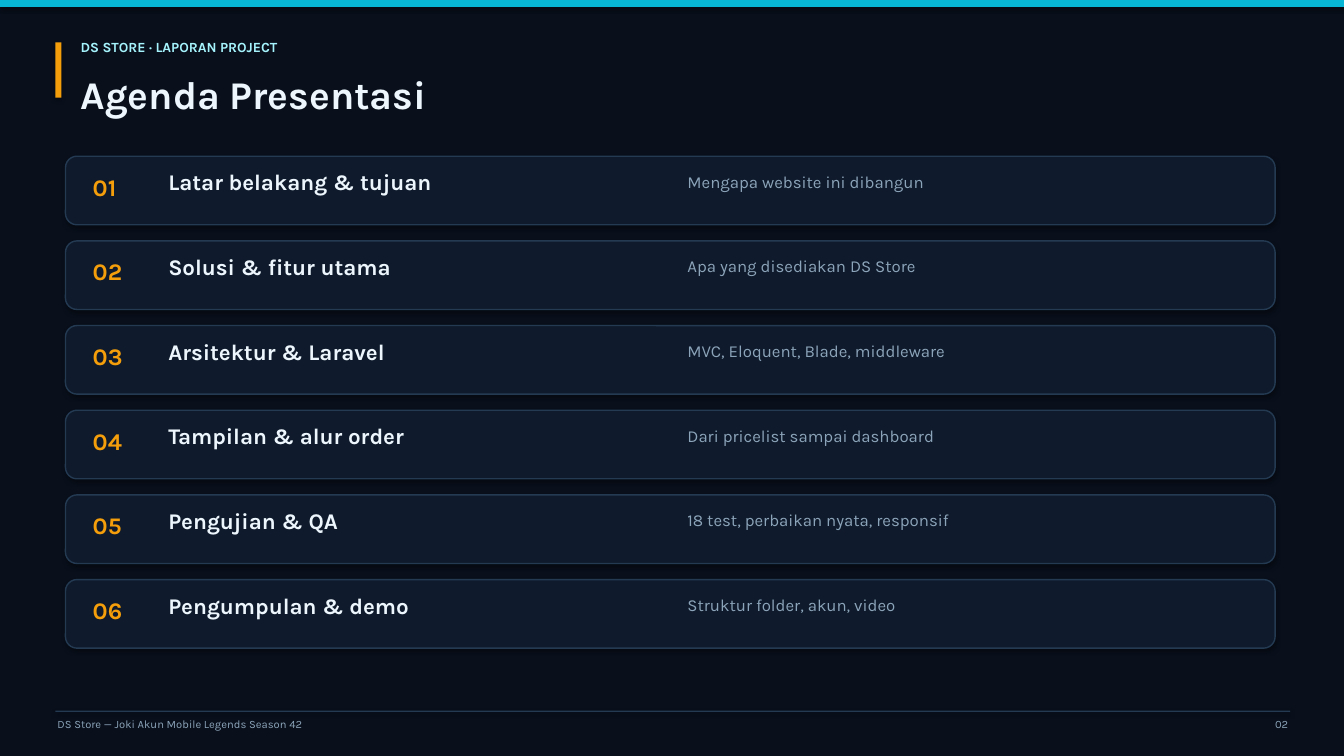
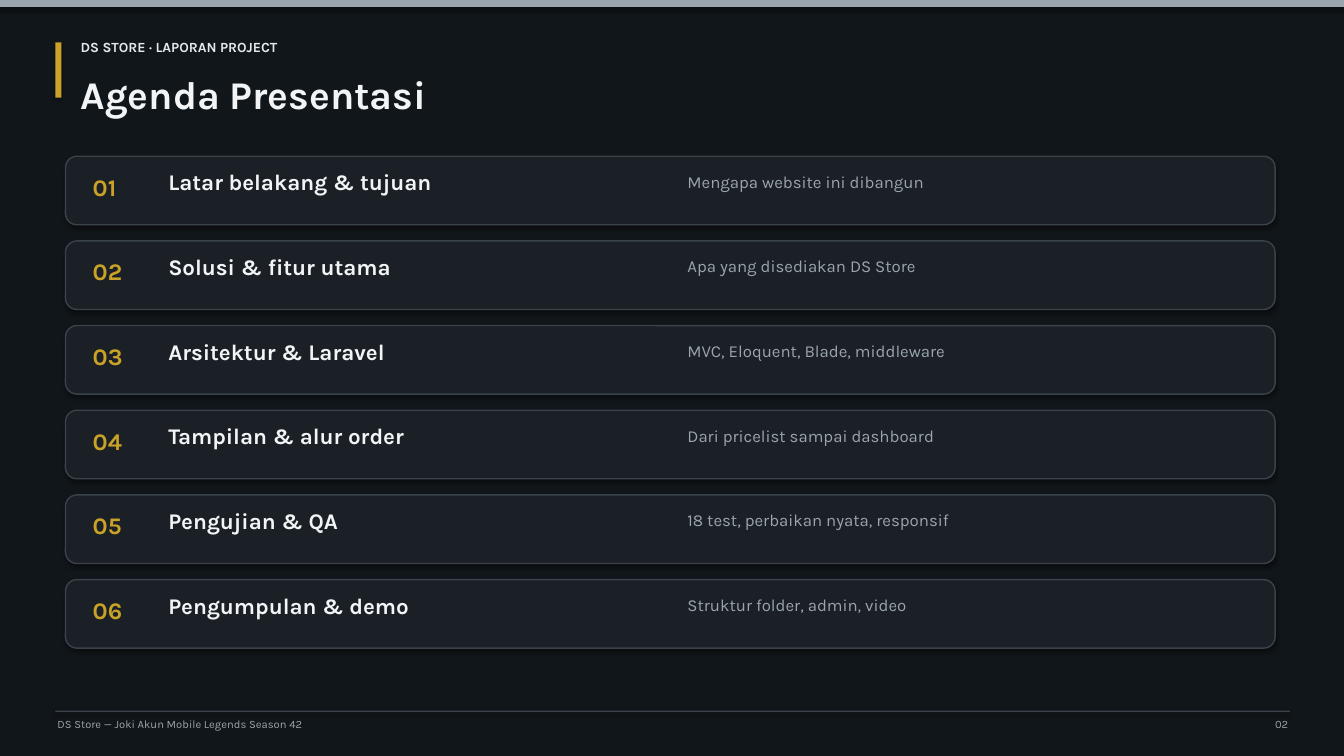
Before and after one commit to a3snewbaru990-ui/ds-store-laravel, a slide deck: slide 2 of docs/bagian-3/02-Presentasi/Presentasi-DS-Store.pptx. Drawn at 1344x756 pixels with LibreOffice and Linux fonts; fonts in the diff are those of the drawing. Boxes give left, top, right and bottom in pixels: in the first picture for what was removed or moved away, otherwise in the second. Text is boxed around its words. In the diff, an @@ line names an element or a change of style, - is before the commit and + after.

Commit message:
New UI model The Forge, remove demo accounts, add admin:create, refresh docs

```diff
--- a/docs/bagian-3/02-Presentasi/Presentasi-DS-Store.pptx
+++ b/docs/bagian-3/02-Presentasi/Presentasi-DS-Store.pptx
@@ background #09101C to #11161A @@
@@ rectangle at [0, 0, 1344, 7]: fill #06B6D4 to #9AA5AD @@
@@ rectangle at [55, 42, 62, 98]: fill #F59E0B to #C9A227 @@
@@ text "DS STORE · LAPORAN PROJECT" at [81, 42, 277, 52]: text colour #A5F3FC to #E3E8EC @@
@@ fill #0F1B2C to #1A2026; outline #233A52 1 pt to #3A434B 1 pt in 6 elements at [66, 156, 1275, 225], [66, 241, 1275, 310], [66, 326, 1275, 394], [66, 410, 1275, 479], [66, 495, 1275, 564], [66, 580, 1275, 648] @@
@@ text colour #F59E0B to #C9A227 in 6 elements at [93, 180, 117, 197], [93, 264, 122, 281], [93, 349, 123, 366], [93, 434, 122, 451], [93, 518, 122, 535], [93, 603, 123, 620] @@
@@ text at [687, 599, 906, 613]: text changed; text colour #8CA4B9 to #9AA5AD @@
-Struktur folder, akun, video
+Struktur folder, admin, video
@@ rectangle at [55, 711, 1291, 712]: fill #233A52 to #3A434B @@
```
Also in this commit, not shown: 14 other slides changed, 48 other files.
